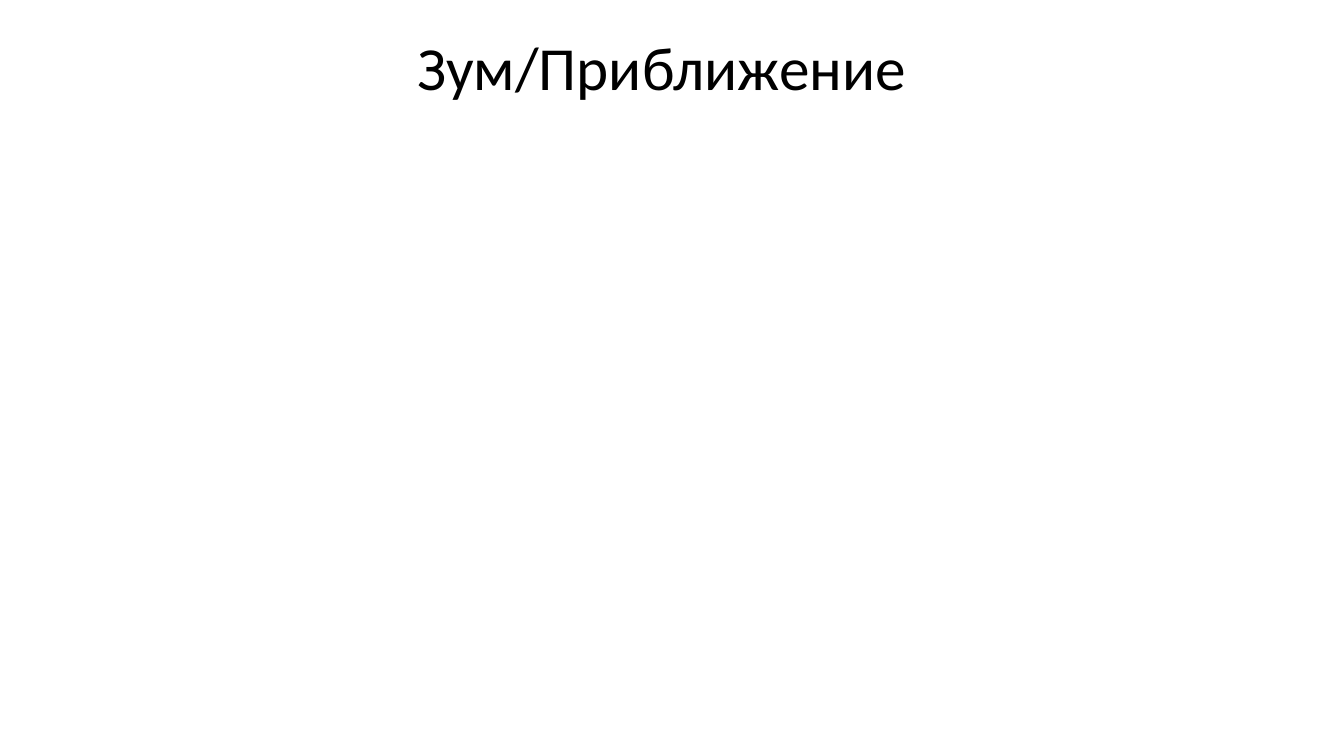
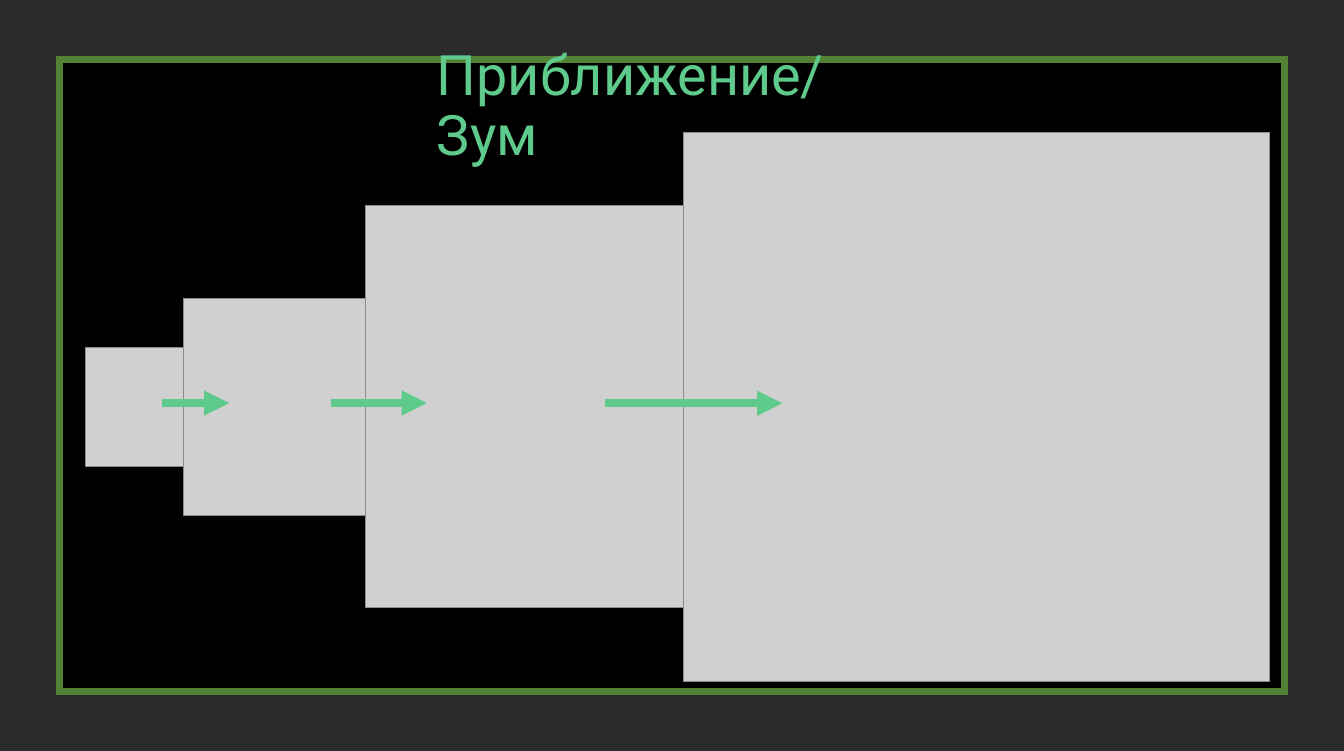
Before and after one commit to creativepix/Pygame_Logic_Functions, a slide deck: slide 9 of presentation.pptx. Drawn at 1344x751 pixels with LibreOffice and Linux fonts; fonts in the diff are those of the drawing; grey boxes stand for pictures; background and template pictures are left out; a plain dark background stands for a picture behind light text. Boxes give left, top, right and bottom in pixels: in the first picture for what was removed or moved away, otherwise in the second. Text is boxed around its words. In the diff, an @@ line names an element or a change of style, - is before the commit and + after.

```diff
--- a/presentation.pptx
+++ b/presentation.pptx
@@ background #FFFFFF to picture (left out) @@
@@ rectangle added at bbox=[59, 59, 1284, 692], fill #000000, outline #548235 5 pt @@
@@ title at bbox=[437, 52, 824, 167]: text changed; size 43.9 to 40 pt; font Calibri to Roboto; text colour #000000 to #5ECA8C @@
-Зум/Приближение
+Приближение/Зум
@@ group added at bbox=[85, 132, 1269, 682]: 4 pictures, 3 arrows @@
```
Also in this commit, not shown: 2 other slides changed, 3 slides added, 2 slides removed.
